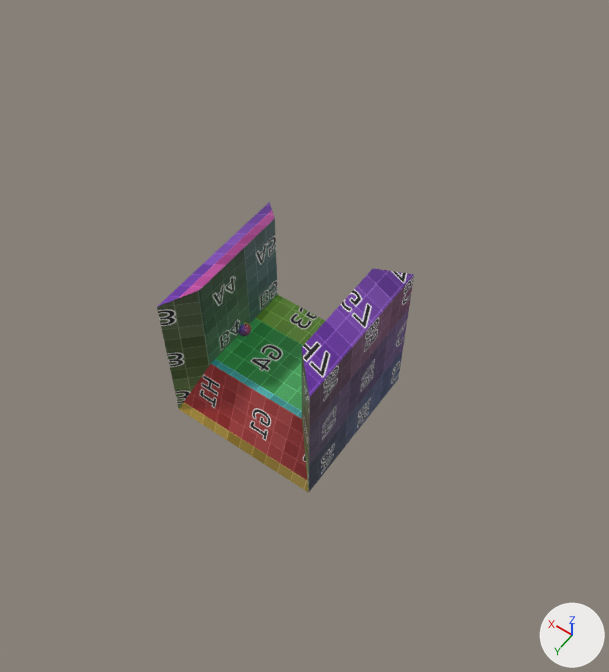
One commit to the glTF model custom_maps/example.glb: the scene before it, then after it.
Both versions are drawn from a 50 mm camera at (-42.5, 55.8, 89.7) aimed at (-0.1, -3.5, -3.5). Every picture has the same lights, and +X, +Y and +Z are marked at lower right. The first picture is the older version. Objects named as collision shapes, trigger or cutter boxes, shadow casters or lower levels of detail are left out. Where no turn or scale is listed for an object, it has been applied to the vertices. Vertices at exactly the same position are counted once.

In view in the first picture: 'Plane -col' and 1 more.
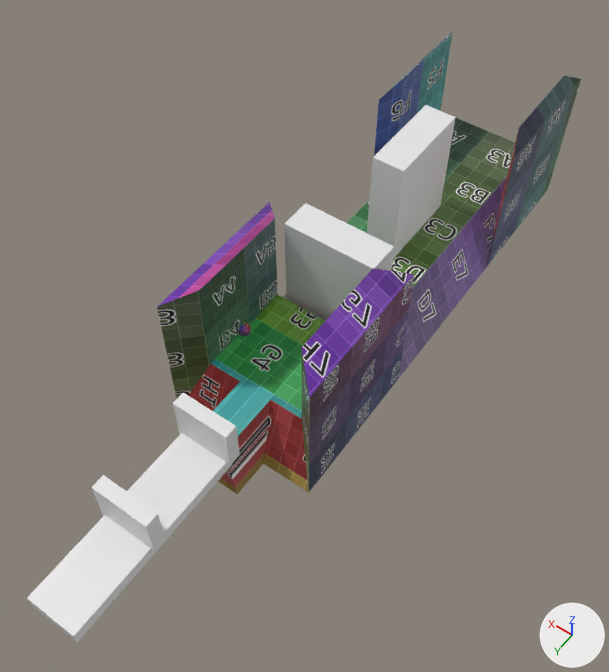
Scene script edits in JSON lines:
```json
{"block": "me_plane", "where": "# used by ob_plane__col; location = (0.0, 0.0, 0.0)"}
{"op": "remove", "block": "me_plane", "code": "me_plane.from_pydata(...)  # 24 vertices, 36 faces; spans x -11.6..11.6, y -11.6..11.6, z -13.8..11.5"}
{"op": "add", "block": "me_plane", "code": "me_plane.from_pydata(...)  # 36 vertices, 60 faces; spans x -11.6..11.6, y -11.6..17.4, z -13.8..11.5"}
{"block": "me_plane", "change": "me_plane part 1"}
{"block": "me_plane", "change": "8 faces are deleted"}
{"block": "me_plane", "change": "12 vertices are added at x -3.9..3.9, y -11.6..17.4, z -13.8..-3.8"}
{"block": "me_plane", "change": "32 new faces join them"}
{"op": "add", "block": "me_cube_001", "code": ["me_cube_001 = bpy.data.meshes.new('Cube.001')", "me_cube_001.from_pydata(...)  # a box spanning x -3.7..3.7, y 31.33..45.13, z -5.83..-3.83"]}
{"op": "add", "block": "me_cube", "code": ["me_cube = bpy.data.meshes.new('Cube')", "me_cube.from_pydata(...)  # a box spanning x -3.7..3.7, y 17.42..31.22, z -5.83..-3.83"]}
{"op": "add", "block": "me_plane_004", "code": ["me_plane_004 = bpy.data.meshes.new('Plane.004')", "me_plane_004.from_pydata(...)  # a box spanning x -7.1..7.1, y -13.9..-9.0, z -3.5..13.7"]}
{"op": "add", "block": "me_plane_003", "code": ["me_plane_003 = bpy.data.meshes.new('Plane.003')", "me_plane_003.from_pydata(...)  # a box spanning x -2.5..2.5, y -37.4..-23.2, z -3.5..13.7"]}
{"op": "add", "block": "me_plane_001", "code": ["me_plane_001 = bpy.data.meshes.new('Plane.001')", "me_plane_001.from_pydata(...)  # 28 vertices, 44 faces; spans x -11.6..11.6, y -62.8..-11.7, z -13.8..11.5", "me_plane_001.materials.append(mat_material)  # picture img_color_grid"]}
{"op": "add", "block": "me_cube_003", "code": ["me_cube_003 = bpy.data.meshes.new('Cube.003')", "me_cube_003.from_pydata(...)  # a box spanning x -4.2..4.2, y -1.0..1.0, z -3.43..3.43"]}
{"op": "add", "block": "ob_cube2__col", "code": ["ob_cube2__col = bpy.data.objects.new('Cube2 -col', me_cube_001)", "ob_cube2__col.location = (0.0, 0.0, 0.0)"]}
{"op": "add", "block": "ob_cube__col", "code": ["ob_cube__col = bpy.data.objects.new('Cube -col', me_cube)", "ob_cube__col.location = (0.0, 0.0, 0.0)"]}
{"op": "add", "block": "ob_pillar__col", "code": ["ob_pillar__col = bpy.data.objects.new('pillar -col', me_plane_004)", "ob_pillar__col.location = (0.0, 0.0, -3.9)"]}
{"op": "add", "block": "ob_pillar2__col", "code": ["ob_pillar2__col = bpy.data.objects.new('pillar2 -col', me_plane_003)", "ob_pillar2__col.location = (0.0, 0.0, 0.0)"]}
{"op": "add", "block": "ob_plane2__col", "code": ["ob_plane2__col = bpy.data.objects.new('Plane2 -col', me_plane_001)", "ob_plane2__col.location = (0.0, 0.0, 0.0)"]}
{"op": "add", "block": "ob_door2__door", "code": ["ob_door2__door = bpy.data.objects.new('door2 -door', me_cube_003)", "ob_door2__door.location = (0.0, 31.5, -0.9)"]}
{"op": "add", "block": "ob_door__door", "code": ["ob_door__door = bpy.data.objects.new('door -door', me_cube_003.copy())", "ob_door__door.location = (0.0, 17.4, -0.9)"]}
```

Boxes (x1, y1, x2, y2) around the edits, measured in the pictures (609 x 672 px):
```json
{"object": "Plane -col", "change": "reshaped", "before": [157, 202, 414, 493], "after": [157, 202, 414, 494]}
{"object": "Plane2 -col", "change": "added", "after": [283, 31, 581, 378]}
{"object": "pillar2 -col", "change": "added", "after": [367, 105, 456, 259]}
{"object": "pillar -col", "change": "added", "after": [284, 203, 394, 321]}
{"object": "Cube2 -col", "change": "added", "after": [27, 515, 160, 642]}
{"object": "Cube -col", "change": "added", "after": [127, 433, 232, 547]}
{"object": "door2 -door", "change": "added", "after": [91, 475, 166, 552]}
{"object": "door -door", "change": "added", "after": [173, 393, 240, 466]}
{"part": 1, "of": "me_plane", "change": "built on", "before": [179, 295, 325, 493], "after": [188, 295, 325, 494]}
```
